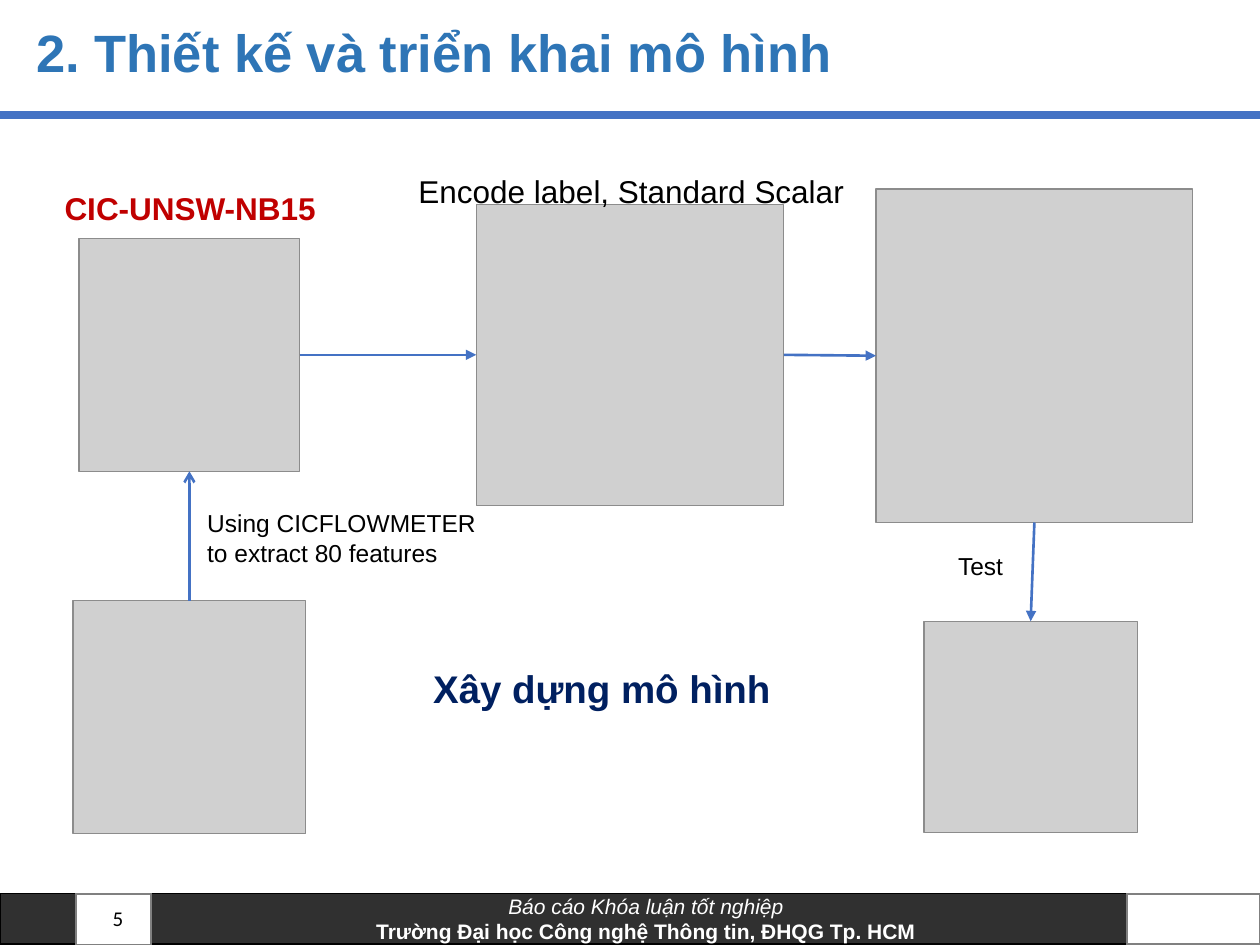
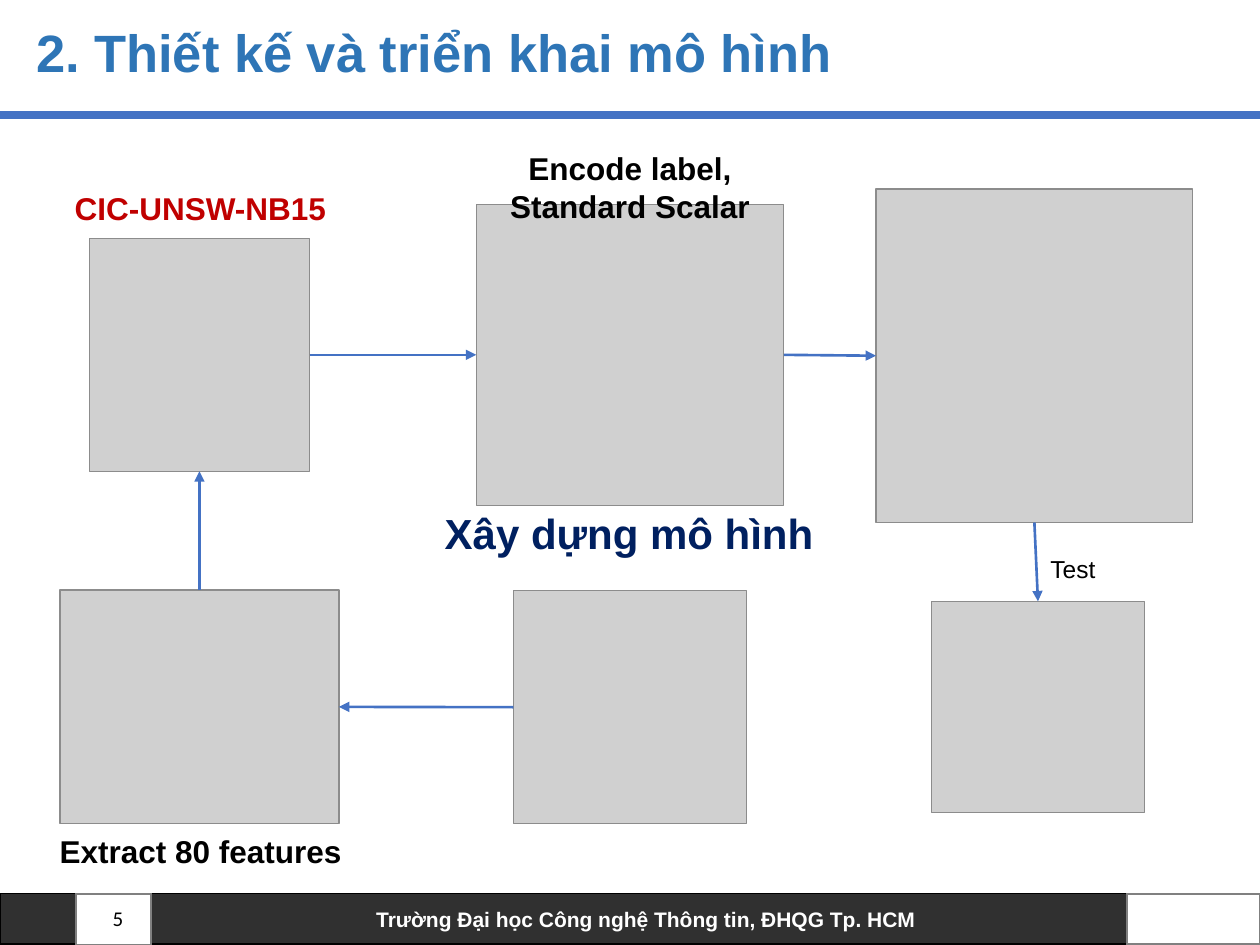
Before and after one commit to truclb/AnToanHeThongTin, a slide deck: slide 5 of FederatedLearning.pptx. Drawn at 1260x945 pixels with LibreOffice and Linux fonts; fonts in the diff are those of the drawing; grey boxes stand for pictures; background and template pictures are left out. Boxes give left, top, right and bottom in pixels: in the first picture for what was removed or moved away, otherwise in the second. Text is boxed around its words. In the diff, an @@ line names an element or a change of style, - is before the commit and + after.

```diff
--- a/FederatedLearning.pptx
+++ b/FederatedLearning.pptx
@@ text "Encode label, Standard Scalar": place and size @@
-text "Encode label, Standard Scalar" at bbox=[418, 180, 844, 209]
+text "Encode label, Standard Scalar" at bbox=[510, 157, 750, 219]
@@ text "Encode label, Standard Scalar" at bbox=[510, 157, 750, 219]: bold on; alignment left to centre @@
@@ text "CIC-UNSW-NB15": place and size @@
-text "CIC-UNSW-NB15" at bbox=[65, 198, 316, 221]
+text "CIC-UNSW-NB15" at bbox=[75, 198, 326, 221]
@@ picture: place and size @@
-picture at bbox=[79, 238, 300, 471]
+picture at bbox=[89, 238, 310, 471]
@@ arrow moved from (300, 355) - (476, 355) to (310, 355) - (476, 355) @@
@@ arrow moved from (189, 601) - (189, 471) to (199, 590) - (199, 471) @@
@@ arrow (199, 590) - (199, 471): arrowheads changed @@
@@ text "Xây dựng mô hình": place and size @@
-text "Xây dựng mô hình" at bbox=[433, 674, 770, 710]
+text "Xây dựng mô hình" at bbox=[445, 517, 814, 558]
@@ text "Xây dựng mô hình" at bbox=[445, 517, 814, 558]: size 22 to 24 pt @@
@@ arrow moved from (1034, 523) - (1031, 621) to (1034, 523) - (1038, 601) @@
@@ text "Test": place and size @@
-text "Test" at bbox=[958, 558, 1003, 576]
+text "Test" at bbox=[1050, 561, 1095, 579]
@@ picture added at bbox=[60, 590, 339, 823] @@
@@ picture: place and size @@
-picture at bbox=[73, 601, 306, 834]
+picture at bbox=[514, 591, 747, 824]
@@ picture: place and size @@
-picture at bbox=[924, 621, 1137, 833]
+picture at bbox=[931, 601, 1144, 813]
@@ arrow added from (514, 707) to (339, 707), #4472C4 1.5 pt @@
@@ text at bbox=[60, 840, 341, 864]: text changed; size 14 to 18 pt; bold on @@
-Using CICFLOWMETER to extract 80 features
+Extract 80 features
@@ text in rectangle at bbox=[508, 898, 783, 919]: paragraph removed @@
-Báo cáo Khóa luận tốt nghiệp
```
Also in this commit, not shown: 11 other slides changed, 3 slides added.
